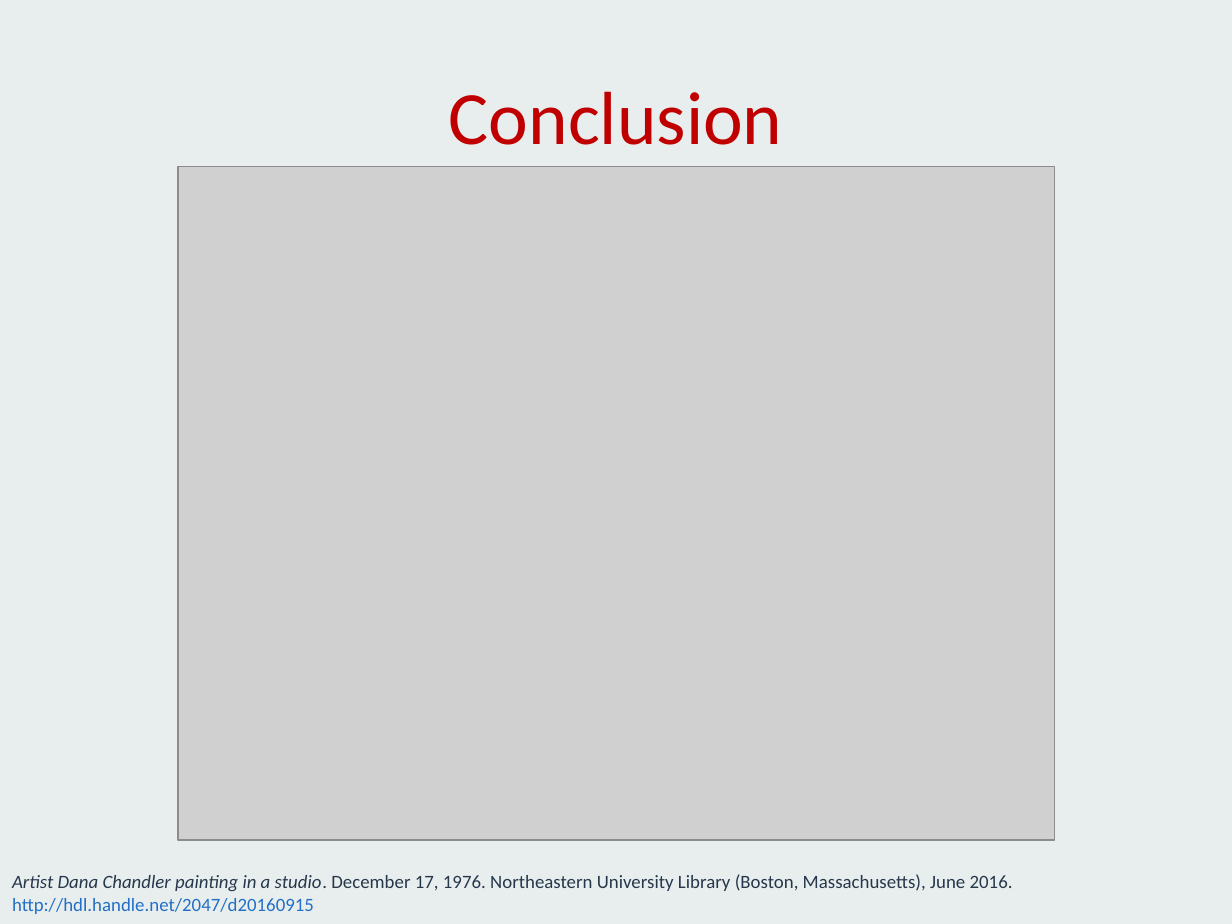
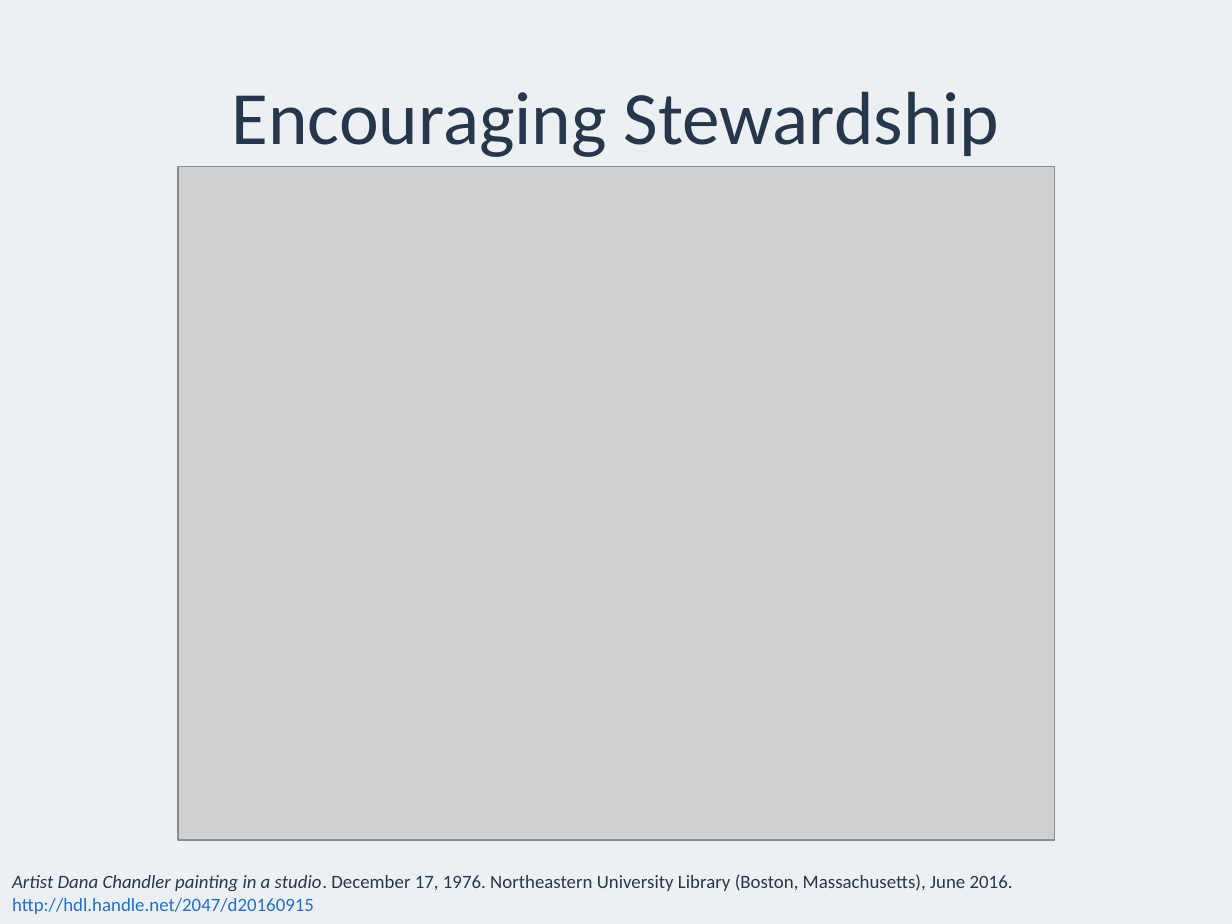
Before and after one commit to sarahjeansweeney/various_files, a slide deck: slide 6 of Presentations/Open Repositories 2016/Digital Stewardship/DigitalStewardship.pptx. Drawn at 1232x924 pixels with LibreOffice and Linux fonts; fonts in the diff are those of the drawing; grey boxes stand for pictures. Boxes give left, top, right and bottom in pixels: in the first picture for what was removed or moved away, otherwise in the second. Text is boxed around its words. In the diff, an @@ line names an element or a change of style, - is before the commit and + after.

```diff
--- a/Presentations/Open Repositories 2016/Digital Stewardship/DigitalStewardship.pptx
+++ b/Presentations/Open Repositories 2016/Digital Stewardship/DigitalStewardship.pptx
@@ background #E8EEED to #ECF0F2 @@
@@ title at [232,91,1000,157]: text changed; text colour #C00000 to #26374B @@
-Conclusion
+Encouraging Stewardship
```
Also in this commit, not shown: 7 other slides changed.
